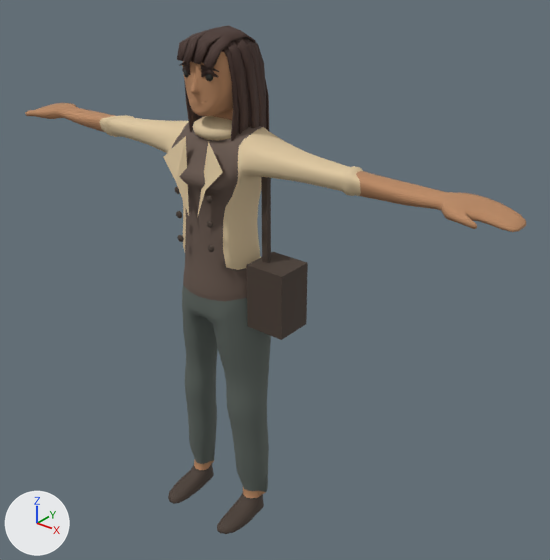
The glTF model public/assets/characters/office/office-mira.glb, before and after one commit.
Rendered twice from a 50 mm camera at (1.77, -1.9, 2.26) aimed at (0.14, 0.13, 1.0). Arrows for +X, +Y and +Z are at lower left; the lights stay in place. The first picture is the older version. Where no turn or scale is listed for an object, it has been applied to the vertices.

In view in the first picture: 'office-mira_BagStrap', 'office-mira_Hair_long', 'office-mira_Lapel', 'office-mira_Lapel.001', 'office-mira_Neckwear', 'office-mira_ShoulderBag', 'office-mira_Top', 'office-mira_TrousersShoes'.
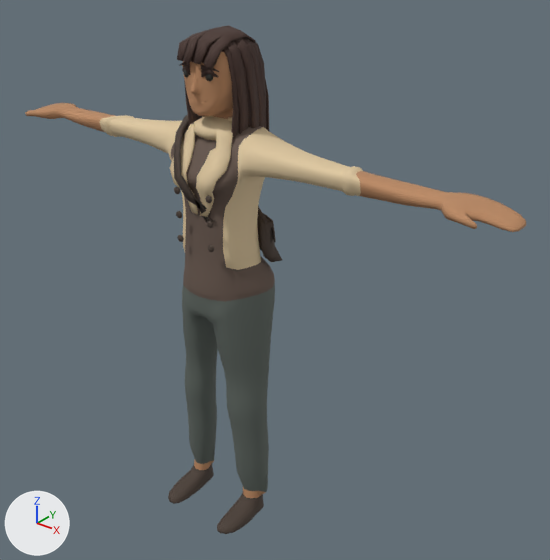
Where the change shows, as pixel boxes (x1, y1, x2, y2) in the pictures (550 x 560 px):
'office-mira_ShoulderBag', deleted
    before: (247, 252, 308, 340)
'office-mira_Fit_lapel', added (beige)
    after: (170, 116, 233, 217)
'office-mira_Fit_shoulder_bag', added
    after: (173, 115, 282, 262)
'office-mira_Lapel', deleted (beige)
    before: (163, 136, 189, 215)
'office-mira_BagStrap', deleted
    before: (261, 177, 271, 263)
'office-mira_Lapel.001', deleted (beige)
    before: (197, 141, 223, 218)

The edits, one by one:
Mesh me_office_mira_fit_shoulder_bag is new.
It has 134 vertices, 256 faces and spans x -0.16..0.19, y -0.159..0.205, z 1.077..1.604.
It uses material mat_office_mira_shoes (brown #493c33).
Mesh me_office_mira_fit_lapel is new.
It has 168 vertices, 324 faces and spans x -0.123..0.125, y -0.143..0.15, z 1.294..1.624.
It uses material mat_office_mira_jacket (beige #e0c9a1).
Object 'office-mira_BagStrap' (ob_office_mira_bagstrap) is deleted.
Object 'office-mira_Lapel' (ob_office_mira_lapel) is deleted.
Object 'office-mira_Lapel.001' (ob_office_mira_lapel_001) is deleted.
Object 'office-mira_ShoulderBag' (ob_office_mira_shoulderbag) is deleted.
Object 'office-mira_Fit_shoulder_bag' (ob_office_mira_fit_shoulder_bag) is new; it shows me_office_mira_fit_shoulder_bag.
Its location is (0.0, 0.0, 0.008).
Object 'office-mira_Fit_lapel' (ob_office_mira_fit_lapel) is new; it shows me_office_mira_fit_lapel.
Its location is (0.0, 0.0, 0.008).
